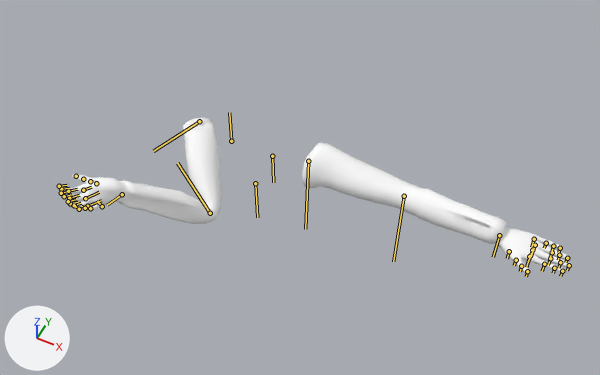
An edit to the FBX model Assets/Art/Models/Arms_Ani_SwordSlash.fbx, drawn before and after from the same camera.
Rendered twice from a camera (50 mm lens) standing at (0.065, -0.1084, 0.2413) and looking at (0.0171, -0.0125, 0.1214). The lights are fixed; the arrows at lower left show +X, +Y and +Z. Both versions are drawn at frame 43 of the action 'Take 001'; the numbers are the values there. The bones that bend it are drawn over the model as lines.
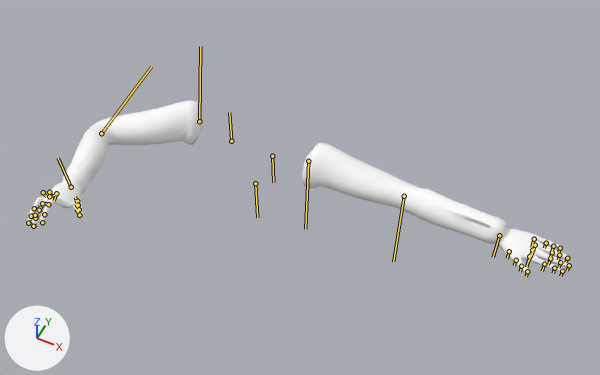
Commit message: Updated arm animations

What changed in the scene script:
```text
Change bone_character1_rightarm:
    where bone_character1_rightarm = bpy.data.objects['Armature'].pose.bones['Character1_RightArm']  # child of 'Character1_RightShoulder'
    bone_character1_rightarm.rotation_quaternion: (0.334, -0.401, 0.138, 0.842) -> (0.934, 0.034, 0.354, -0.037)  # degrees (-3, 50, 135) -> degrees (3, 42, -3)
Change bone_character1_rightforearm:
    where bone_character1_rightforearm = bpy.data.objects['Armature'].pose.bones['Character1_RightForeArm']  # child of 'Character1_RightArm'
    bone_character1_rightforearm.rotation_quaternion: (0.65, 0.289, 0.641, -0.29) -> (0.825, 0.137, 0.487, -0.251)  # degrees (16, 89, -32) -> degrees (-2, 61, -35)
Change bone_character1_righthandthumb1:
    where bone_character1_righthandthumb1 = bpy.data.objects['Armature'].pose.bones['Character1_RightHandThumb1']  # child of 'Character1_RightHand'
    bone_character1_righthandthumb1.location: (-0.19, 0.15, -0.45) -> (0.02, 0.23, -0.03)
    bone_character1_righthandthumb1.rotation_quaternion: (0.88, -0.369, -0.295, 0.056) -> (0.985, -0.171, 0.007, -0.023)  # degrees (-51, -29, 21) -> degrees (-20, 0, -3)
Change bone_character1_righthandindex1:
    where bone_character1_righthandindex1 = bpy.data.objects['Armature'].pose.bones['Character1_RightHandIndex1']  # child of 'Character1_RightHand'
    bone_character1_righthandindex1.rotation_quaternion: (0.849, -0.528, 0.005, 0.019) -> (0.966, -0.244, -0.051, -0.069)  # degrees (-64, 2, 2) -> degrees (-28, -8, -6)
Change bone_character1_righthandmiddle1:
    where bone_character1_righthandmiddle1 = bpy.data.objects['Armature'].pose.bones['Character1_RightHandMiddle1']  # child of 'Character1_RightHand'
    bone_character1_righthandmiddle1.rotation_quaternion: (0.829, -0.546, -0.054, -0.106) -> (0.938, -0.262, -0.073, -0.214)  # degrees (-66, -12, -7) -> degrees (-28, -14, -22)
Change bone_character1_righthandring1:
    where bone_character1_righthandring1 = bpy.data.objects['Armature'].pose.bones['Character1_RightHandRing1']  # child of 'Character1_RightHand'
    bone_character1_righthandring1.rotation_quaternion: (0.825, -0.529, -0.097, -0.174) -> (0.926, -0.239, -0.092, -0.277)  # degrees (-63, -20, -11) -> degrees (-24, -18, -29)
Change bone_character1_righthandpinky1:
    where bone_character1_righthandpinky1 = bpy.data.objects['Armature'].pose.bones['Character1_RightHandPinky1']  # child of 'Character1_RightHand'
    bone_character1_righthandpinky1.rotation_quaternion: (0.864, -0.485, -0.115, 0.068) -> (0.976, -0.208, 0.003, 0.064)  # degrees (-59, -8, 13) -> degrees (-24, 2, 7)
```

Where the change shows, as pixel boxes (x1, y1, x2, y2) in the pictures (600 x 375 px):
'Plane003', posed (11% taller)
    before: (57, 117, 573, 274)
    after: (27, 100, 573, 274)
bone 'Character1_RightArm', root to tip
    before: (199, 121) to (153, 151)
    after: (199, 121) to (200, 46)
bone 'Character1_RightForeArm', root to tip
    before: (210, 213) to (177, 163)
    after: (101, 133) to (151, 66)
bone 'Character1_RightHandThumb1', root to tip
    before: (96, 183) to (96, 183)
    after: (77, 201) to (75, 197)
bone 'Character1_RightHandIndex1', root to tip
    before: (83, 190) to (91, 187)
    after: (56, 193) to (54, 200)
bone 'Character1_RightHandMiddle1', root to tip
    before: (85, 198) to (99, 192)
    after: (49, 192) to (52, 198)
bone 'Character1_RightHandRing1', root to tip
    before: (87, 206) to (101, 200)
    after: (43, 192) to (46, 196)
bone 'Character1_RightHandPinky1', root to tip
    before: (102, 206) to (97, 201)
    after: (49, 196) to (58, 194)
